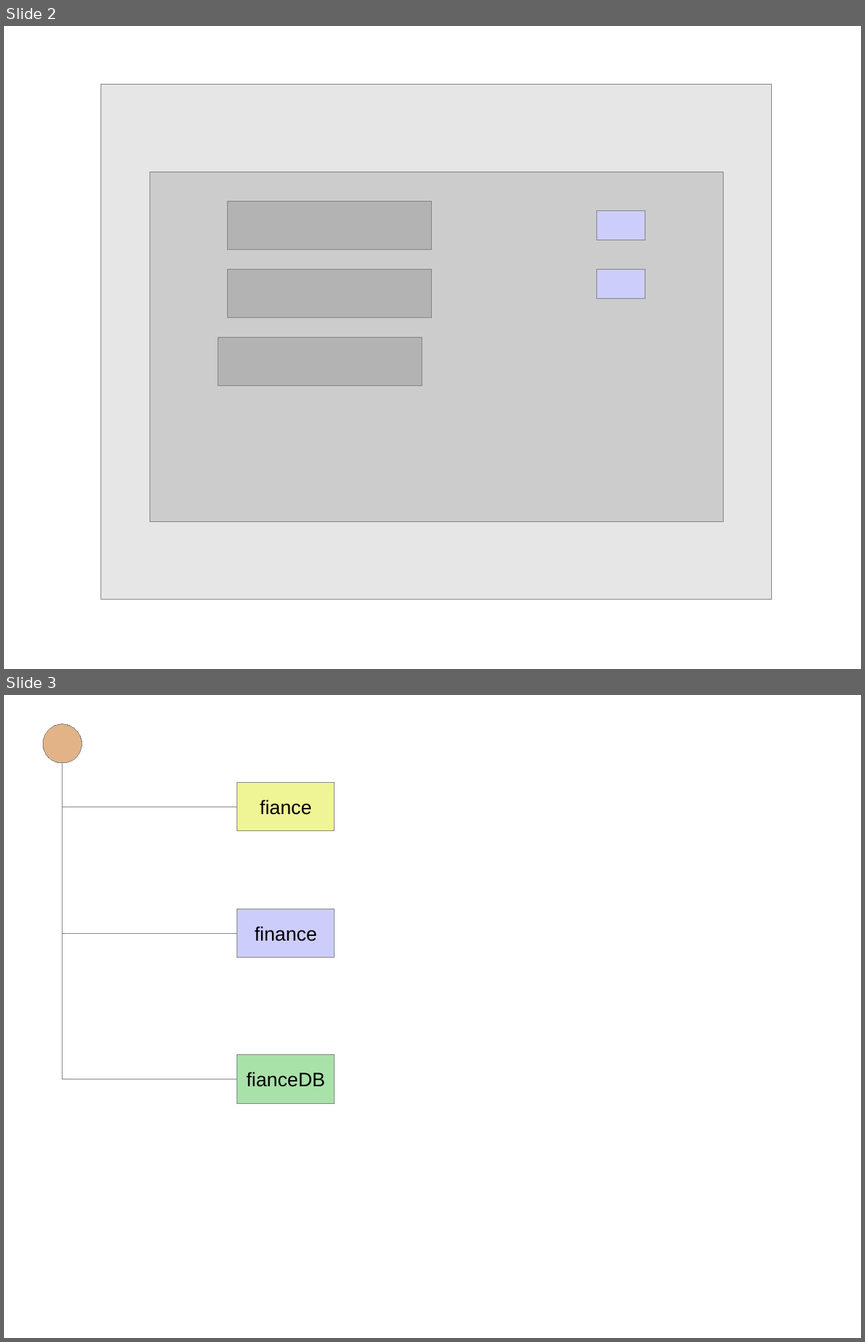
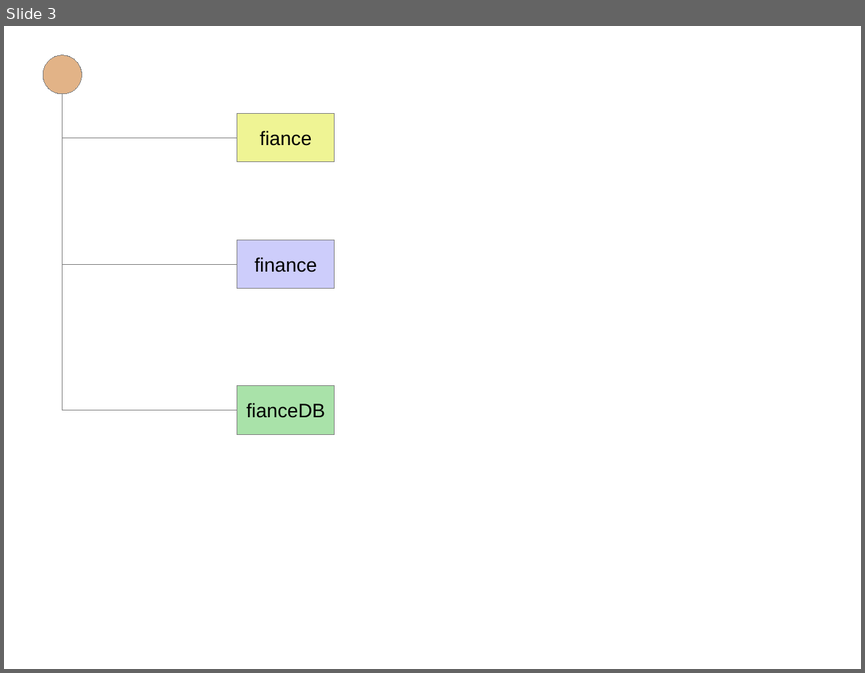
Before and after one commit to JamesLeB/Stout, a slide deck: documents/ToadsWorld.odp. Shown one above the other, each under a label of ours: slides 2 and 3 before the commit, slide 3 after it. The pictures are 865x1342 and 865x673 pixels, drawn with LibreOffice and Linux fonts; fonts in the diff are those of the drawing. Boxes give left, top, right and bottom in pixels: in the first picture for what was removed or moved away, otherwise in the second. Text is boxed around its words. In the diff, an @@ line names an element or a change of style, - is before the commit and + after.

```diff
--- a/documents/ToadsWorld.odp
+++ b/documents/ToadsWorld.odp
@@ slide 2 removed at [4, 26, 861, 669], background #FFFFFF @@
@@ rectangle removed at [101, 84, 772, 599] @@
@@ rectangle removed at [150, 172, 723, 521] @@
@@ rectangle removed at [227, 201, 432, 249] @@
@@ rectangle removed at [596, 210, 645, 240] @@
@@ rectangle removed at [227, 269, 432, 317] @@
@@ rectangle removed at [596, 269, 645, 298] @@
@@ rectangle removed at [218, 337, 422, 385] @@
```
Also in this commit, not shown: 2 slides added, 1 other slide removed.
